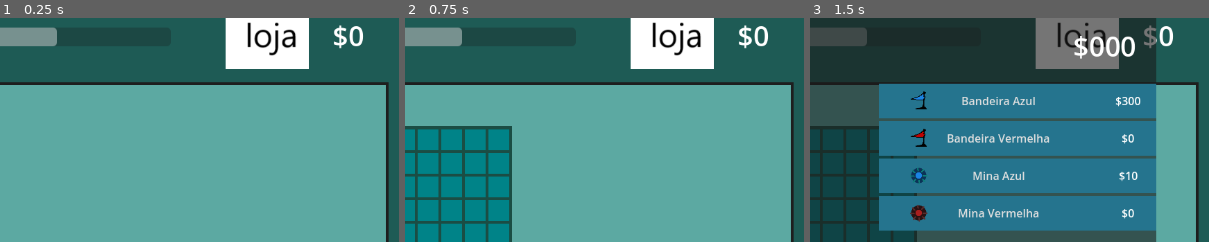
Above: before the commit, frames 1-3 (left to right).
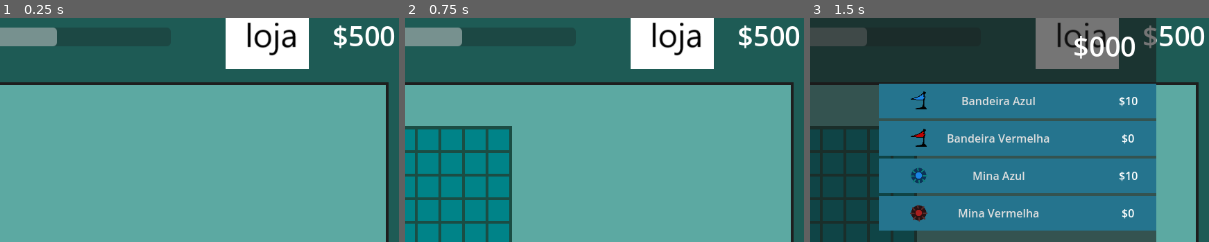
Above: after the commit, the same moments.

Repository: yuris2024/minesweeper
Game: Godot game, scene res://base_scripts/GameManager.tscn
Same seed, same stepped clock (60 frames per second), same inputs: the game is played once before the commit and once after it.
Inputs:
- Up to frame 1 (0.25 s): no input
- Up to frame 2 (0.75 s): click "NOVO QUADRO" at 0.5 s
- Up to frame 3 (1.5 s): click "$0" (after the commit: "$500") at 1.25 s
The pictures show only the part of the screen within x 50-100%, y 5-55%; the shares and areas given below are measured in that part.

The runs differ from the first frame. In frame 1, 0.5% of the frame differs, in the area x 87-99%, y 3-13%; in frame 2, 0.5%; in frame 3, 0.7%, in the area x 76-99%, y 3-40%.

Commit message:
Implement functional customization
Upon loading a new board, the items last clicked will load on all cells.

Diff:
--- a/base_scripts/GameBoard.gd
+++ b/base_scripts/GameBoard.gd
@@ -19,7 +19,7 @@
 func _ready():
 	pass
 
-func load_new_board(rows,cols,mines):
+func load_new_board(rows,cols,mines,bg,flag,mine):
 	var cells = $ColorRect/GridContainer.get_children()
 	for i in cells:
 		i.queue_free()
@@ -33,7 +33,7 @@
 	is_populated = false
 	open_cells = 0
 	game_lost = false
-	_populate_board(num_of_mines)
+	_populate_board(num_of_mines,bg,flag,mine)
 	_set_cell_numbers()
 	set_qk_reveal_and_mines()
 	#get_tree().paused = false
@@ -48,7 +48,7 @@
 		board_mines.append(mine_position)
 	return board_mines
 
-func _populate_board(mines):
+func _populate_board(mines,bg,flag,mine):
 	# Coloca as minas na posição apropriada de acordo com a lista gerada.
 	var mine_cells = _generate_mine_list(mines)
 	var count = 0
@@ -59,6 +59,9 @@
 			cell.custom_minimum_size = Vector2(cell_size, cell_size)
 			cell.cell_position.x = row
 			cell.cell_position.y = col
+			cell.flag_tx = flag
+			cell.mine_tx = mine
+			cell.bg_tx = bg
 			if count in mine_cells:
 				cell.load_mine()
 			$ColorRect/GridContainer.add_child(cell)
@@ -160,9 +163,9 @@
 	# Sinal emitido para o contador de bandeiras capturar.
 	flagged2.emit(int(flag))
 
-func _reset_game():
+#func _reset_game():
 	#change to grid rows, cols and mines, like variables not constants pls
-	load_new_board(10,10,10)
+	#load_new_board(10,10,10)
 #endregion
 
 #region: Auxiliary functions
--- a/base_scripts/GameManager.gd
+++ b/base_scripts/GameManager.gd
@@ -19,6 +19,7 @@
 # Called when the node enters the scene tree for the first time.
 func _ready():
 	_set_difficulty(1)
+	_add_coins(500)
 	$Panel/Vboxcontainer/HBoxContainer2/NewGameButton.process_mode = Node.PROCESS_MODE_ALWAYS
 	connect_shop()
 
@@ -35,7 +36,7 @@
 	_add_coins(-1*price)
 
 func _on_item_used(item: InvItem):
-	print("item used")
+	print("item used:" + item.name)
 	_set_graphics(item)
 
 func _set_graphics(item:InvItem):
@@ -95,7 +96,7 @@
 func request_new_board(rows, cols, mines):
 	# Cria um novo quadro.
 	var new_board = board_scene.instantiate()
-	new_board.load_new_board(rows,cols,mines)
+	new_board.load_new_board(rows,cols,mines,bg_texture,flag_texture,mine_texture)
 	board_container.add_child(new_board)
 	new_board.connect("flagged2",_on_flagged2)
 	new_board.connect("board_clear",_on_board_clear)
--- a/base_scripts/cell.gd
+++ b/base_scripts/cell.gd
@@ -7,6 +7,9 @@
 var cell_position: Vector2
 var firstclick: bool = false
 @export var style_box: StyleBoxFlat
+var bg_tx = load("res://art/skin_default/cell_bg.png")
+var mine_tx = load("res://art/skin_default/mine_default.png")
+var flag_tx = load("res://art/skin_default/flag.png")
 #CHANGE GRAPHICS TO THIS STYLE BOX!
 
 signal gameover
@@ -17,12 +20,12 @@
 func _ready():
 	add_theme_stylebox_override("normal",style_box)
 	expand_icon = true
-	$cell_bg.texture = load("res://art/skin_default/cell_bg.png")
+	$cell_bg.texture = bg_tx
 
 func load_mine():
 	# Torna célula uma mina.
 	is_mine = true
-	$cell_graphics.texture = load("res://art/skin_default/mine_default.png")
+	$cell_graphics.texture = mine_tx
 
 func load_number(num):
 	# Torna célula numérica.
@@ -44,9 +47,6 @@
 			attempt_quick_reveal.emit(self)
 	if firstclick:
 		style_box.set_border_width_all(0)
-		# É a célula quem informa que foi clicada e o jogo está perdido.
-#		if is_mine and !get_parent().get_parent().get_parent().game_lost:
-#			gameover.emit()
 
 func _gui_input(event: InputEvent):
 	#    Administra o clique normal (revelar) ou com o botão direito (marcação
@@ -69,7 +69,7 @@
 	elif event.button_index == 2:
 		# Primeiro clique direito: coloca bandeira
 		if !is_flagged and !is_open:
-			icon = load("res://art/skin_default/flag.png")
+			icon = flag_tx
 			is_flagged = 1
 			flagged.emit(1)
 
--- a/inventory/items/Flags/flag_blue.tres
+++ b/inventory/items/Flags/flag_blue.tres
@@ -7,6 +7,6 @@
 script = ExtResource("1_iiyny")
 name = "Bandeira Azul"
 texture = ExtResource("2_bxpy6")
-price = 300
+price = 10
 unlock_level = 2
 type = "flag"
--- a/shop.gd
+++ b/shop.gd
@@ -2,7 +2,7 @@
 
 @export var inv: Inv
 var invslot_scene: PackedScene = preload("res://inventory/shop_inv_slot.tscn")
-var invslot_array: Array[Node]
+var invslot_array: Array[InvItem]
 var purchase_attempt
 var items_in_inventory = 0
 
@@ -61,8 +61,9 @@
 	inv_slot.find_child("Label").text = ""
 	inv_slot.find_child("Button").text = item.name
 	inv_slot.find_child("Button").icon = item.texture
-	inv_slot.index = items_in_inventory
 	items_in_inventory += 1
+	inv_slot.index = items_in_inventory -1
+	invslot_array.append(item)
 	inv_slot.item_function = 'inventory'
 	inv_slot.connect("item_used",_on_item_used)
 	$VBoxContainer/HBoxContainer/InventoryContainer/InventoryList.add_child(inv_slot)
@@ -70,7 +71,7 @@
 func _on_item_used(index):
 	var inv_slot = $VBoxContainer/HBoxContainer/InventoryContainer/InventoryList
 	inv_slot.get_child(index).find_child("Label").text = "Em uso"
-	item_used.emit(inv.items[index])
+	item_used.emit(invslot_array[index])
 
 func _on_confirm_purchase_canceled() -> void:
 	pass # Replace with function body.
